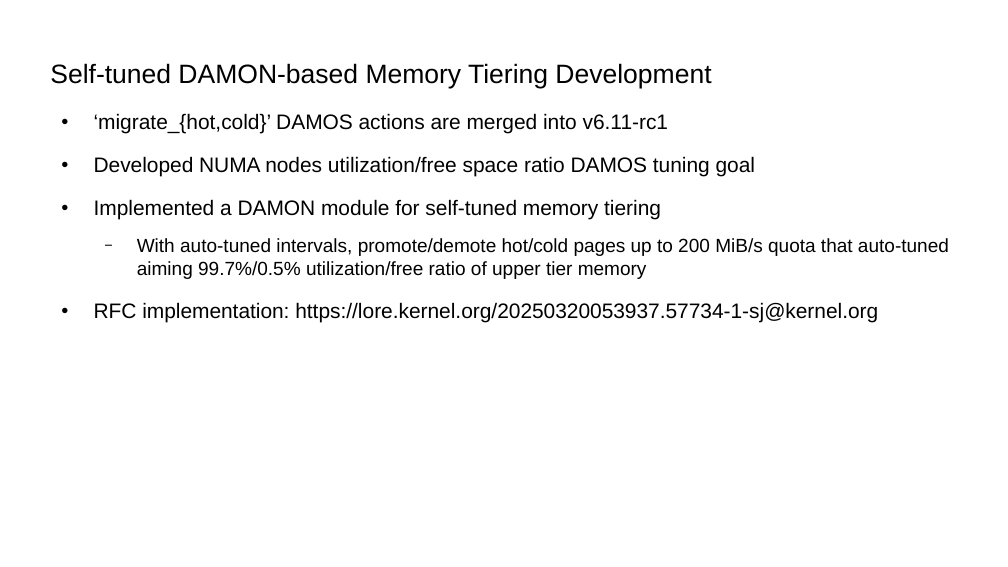
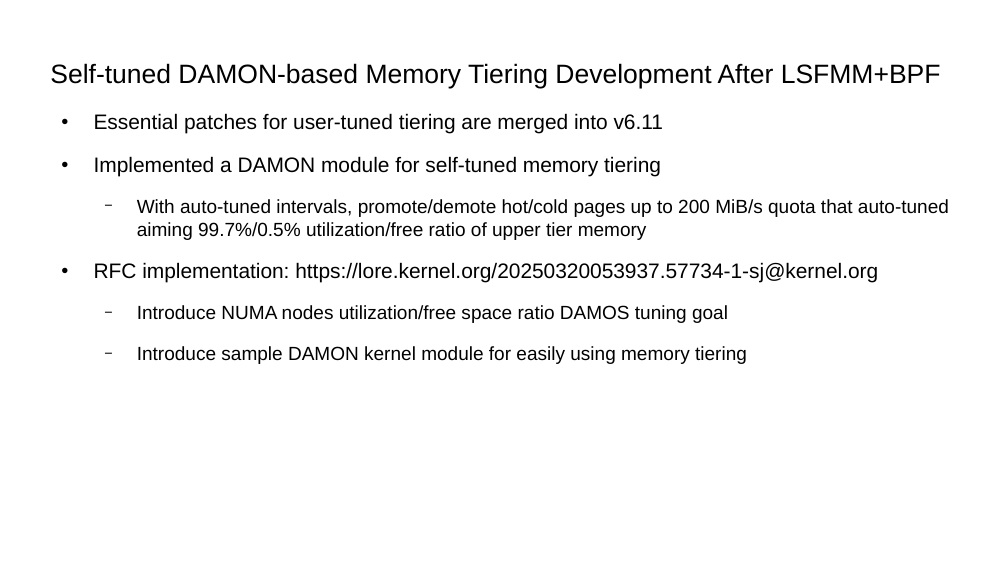
Before and after one commit to damonitor/talks, a slide deck: slide 17 of 2025/lsfmmbpf/damon_updates_plans_lsfmmbpf_2025.odp (slide 18 before the commit). Drawn at 1008x567 pixels with LibreOffice and Linux fonts; fonts in the diff are those of the drawing. Boxes give left, top, right and bottom in pixels: in the first picture for what was removed or moved away, otherwise in the second. Text is boxed around its words. In the diff, an @@ line names an element or a change of style, - is before the commit and + after.

```diff
--- a/2025/lsfmmbpf/damon_updates_plans_lsfmmbpf_2025.odp
+++ b/2025/lsfmmbpf/damon_updates_plans_lsfmmbpf_2025.odp
@@ title at (50, 63, 941, 88): text changed @@
-Self-tuned DAMON-based Memory Tiering Development
+Self-tuned DAMON-based Memory Tiering Development After LSFMM+BPF
@@ text at (94, 113, 664, 133): text changed @@
-● ‘migrate_{hot,cold}’ DAMOS actions are merged into v6.11-rc1
-● Developed NUMA nodes utilization/free space ratio DAMOS tuning goal
+● Essential patches for user-tuned tiering are merged into v6.11
@@ text at (137, 199, 949, 240): more space between paragraphs @@
@@ text at (137, 305, 747, 364): paragraphs added @@
+  − Introduce NUMA nodes utilization/free space ratio DAMOS tuning goal
+  − Introduce sample DAMON kernel module for easily using memory tiering
```
Also in this commit, not shown: 12 other slides changed, 1 slide added, 1 slide removed, 3 other files.
